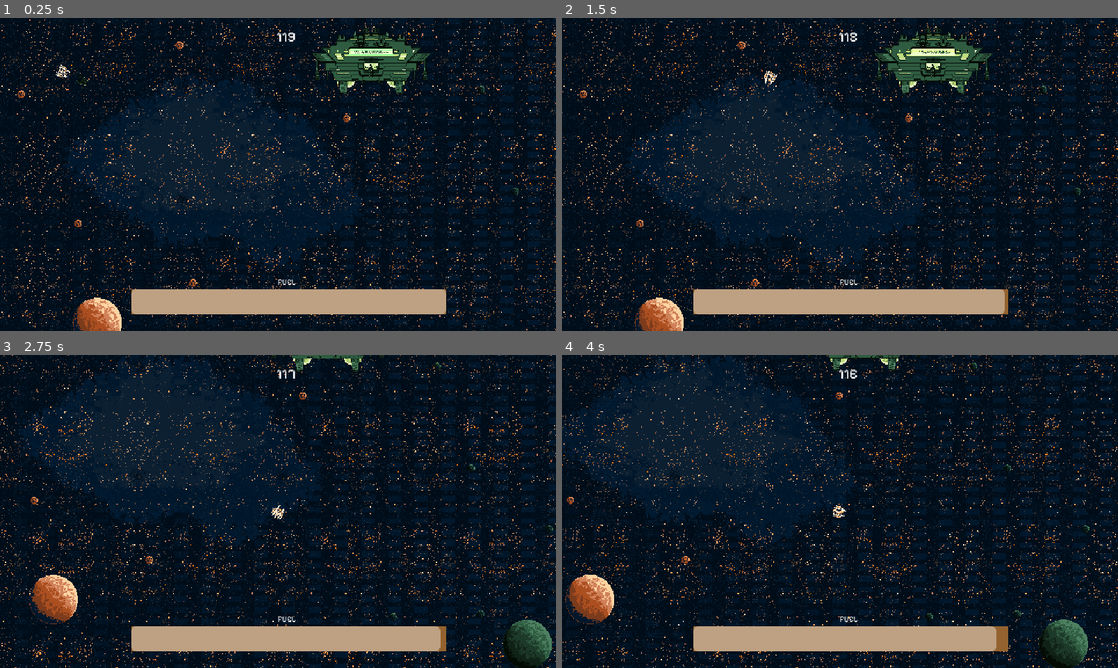
Above: before the commit, frames 1-4 (two rows, left to right).
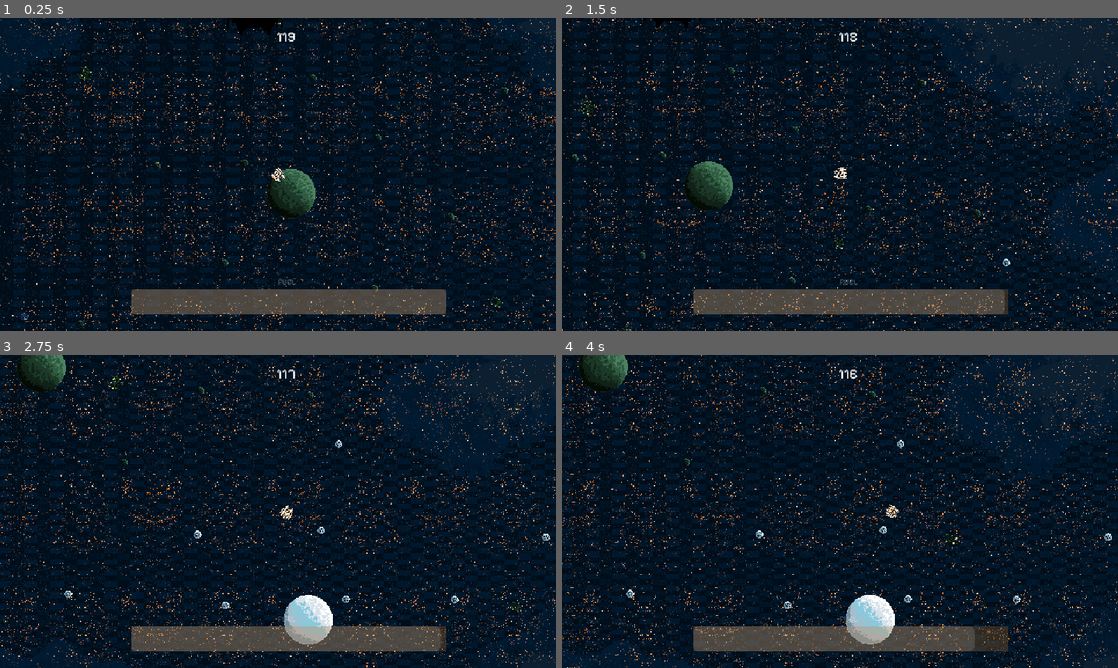
Above: after the commit, the same moments.

Repository: ungoabi/GMTK-GameJam-2026
Game: Godot game, scene res://scenes/main/main.tscn
The game is run twice, just before and just after one commit, with the same random seed, the same clock (stepped at 60 frames per second) and the same inputs. Sound files missing from this copy of the repository are replaced by a short silence.
Inputs (mouse positions are in pixels of both pictures, inside the frame that each line leads up to):
- Up to frame 1 (0.25 s): no input
- Up to frame 2 (1.5 s): move the mouse to (962, 158) at 0.52 s; press the mouse at (962, 158) at 0.53 s; hold D (move_right) 0.53-1.28 s; move the mouse to (728, 190) at 1.27 s; release the mouse at (728, 190) at 1.28 s; hold S (move_down) from 1.28 s (still down); click (728, 190) at 1.35 s
- Up to frame 3 (2.75 s): move the mouse to (333, 442) at 2.02 s; release S (move_down) at 2.03 s; press the mouse at (333, 442) at 2.03 s; hold D (move_right) from 2.03 s (still down)
- Up to frame 4 (4 s): move the mouse to (812, 574) at 2.77 s; release D (move_right) at 2.78 s; release the mouse at (812, 574) at 2.78 s; hold U (debug_upgrade) 2.78-3.53 s; click (812, 574) at 2.85 s; move the mouse to (1006, 558) at 3.52 s; press the mouse at (1006, 558) at 3.53 s; hold A (move_left) from 3.53 s (still down)

The runs differ from the first frame. In frame 1, 17% of the frame differs, in the area x 0-100%, y 0-100%; in frame 2, 17%; in frame 3, 16%; in frame 4, 16%.

Commit message:
more stuff

Diff:
--- a/autoloads/audio.gd
+++ b/autoloads/audio.gd
@@ -61,7 +61,7 @@
 	player.process_mode = mode
 	player.pitch_scale = _pitch_variance(pitch_variance)
 	add_child(player)
-	player.volume_db-=10
+	player.volume_db-=15
 	player.play()
 
 
--- a/scenes/entities/enemy/enemy.gd
+++ b/scenes/entities/enemy/enemy.gd
@@ -20,8 +20,8 @@
 
 	animation_player.play("boost")
 
-	if randi_range(0,1) == 1:
-		can_shoot = randi_range(0,1)
+	if randi_range(0,3) < 1:
+		can_shoot = true
 	if can_shoot == false:
 		laser.queue_free()
 
@@ -49,6 +49,7 @@
 
 func die():
 
+	animation_player.play("explode")
 
 	if !can_shoot and randi_range(0,1)>0:
 		var new_fuel_pickup = fuel_pickup.instantiate()
@@ -61,7 +62,6 @@
 		entity.add_child(new_upgrade)
 
 	can_shoot=false
-	animation_player.play("explode")
 	Audio.play_sfx(preload("res://assets/audio/sfx/explode/explosion (6).wav"))
 	await animation_player.animation_finished
 
--- a/scenes/entities/enemy/enemy.tscn
+++ b/scenes/entities/enemy/enemy.tscn
@@ -6,6 +6,7 @@
 [ext_resource type="Script" uid="uid://cdvghh2nxpo6v" path="res://scenes/player/animation.gd" id="4_7gxlw"]
 [ext_resource type="PackedScene" uid="uid://dkg83xonn0s1c" path="res://scenes/weapons/laser_gun/laser_gun.tscn" id="5_dxsuy"]
 [ext_resource type="PackedScene" uid="uid://c5xwpfs266hbd" path="res://scenes/projectiles/laser_enemy/laser_enemy.tscn" id="6_0wdte"]
+[ext_resource type="Texture2D" uid="uid://pq6tmn7rf6uw" path="res://assets/sprites/entities/tentacles.png" id="7_7gxlw"]
 
 [sub_resource type="CircleShape2D" id="CircleShape2D_rs74b"]
 radius = 16.0
@@ -35,6 +36,18 @@
 "transitions": PackedFloat32Array(1),
 "update": 1,
 "values": [false]
+}
+tracks/2/type = "value"
+tracks/2/imported = false
+tracks/2/enabled = true
+tracks/2/path = NodePath("LaserGun/Sprite2D:visible")
+tracks/2/interp = 1
+tracks/2/loop_wrap = true
+tracks/2/keys = {
+"times": PackedFloat32Array(0),
+"transitions": PackedFloat32Array(1),
+"update": 1,
+"values": [true]
 }
 
 [sub_resource type="Animation" id="Animation_p47bc"]
@@ -80,6 +93,18 @@
 "update": 1,
 "values": [false, true]
 }
+tracks/2/type = "value"
+tracks/2/imported = false
+tracks/2/enabled = true
+tracks/2/path = NodePath("LaserGun/Sprite2D:visible")
+tracks/2/interp = 1
+tracks/2/loop_wrap = true
+tracks/2/keys = {
+"times": PackedFloat32Array(0),
+"transitions": PackedFloat32Array(1),
+"update": 1,
+"values": [false]
+}
 
 [sub_resource type="Animation" id="Animation_0owmy"]
 resource_name = "idle"
@@ -124,7 +149,8 @@
 shape = SubResource("CircleShape2D_rs74b")
 
 [node name="Movement" parent="." unique_id=1935556351 instance=ExtResource("3_0wdte")]
-max_speed = 750.0
+max_speed = 500.0
+acceleration = 200.0
 deceleration = 700.0
 
 [node name="Animation" type="Node" parent="." unique_id=1387252864]
@@ -139,3 +165,10 @@
 position = Vector2(10, 0)
 projectile_scene = ExtResource("6_0wdte")
 fire_cooldown = 2.0
+
+[node name="Sprite2D" type="Sprite2D" parent="LaserGun" unique_id=1193343303]
+z_index = -1
+position = Vector2(-9, 3)
+rotation = 1.5707964
+scale = Vector2(1.38, 1.38)
+texture = ExtResource("7_7gxlw")
--- a/scenes/entities/petunia.gd
+++ b/scenes/entities/petunia.gd
@@ -3,13 +3,15 @@
 @onready var weapons: Node2D = $Weapons
 @onready var animation: AnimationPlayer = $AnimationPlayer
 
-var health:int = 10
+var health:int = 750
 var laser_ammo: int = 50
 var player: Node2D
 
 func _ready() -> void:
-	add_to_group("enemy")
+	add_to_group("boss")
 	player = get_tree().get_first_node_in_group("player") as Node2D
+	animation.play("flyin")
+	await animation.animation_finished
 	animation.play("idle")
 
 func _process(delta: float) -> void:
--- a/scenes/entities/petunia.tscn
+++ b/scenes/entities/petunia.tscn
@@ -4,8 +4,8 @@
 [ext_resource type="Texture2D" uid="uid://dbn13myuyqhww" path="res://assets/sprites/entities/PETUNIA_THE_MOTHERSHIP-Sheet.png" id="2_lwi5y"]
 
 [sub_resource type="CapsuleShape2D" id="CapsuleShape2D_wtj55"]
-radius = 64.0
-height = 264.0
+radius = 234.0
+height = 1320.0
 
 [sub_resource type="Animation" id="Animation_8snny"]
 length = 0.001
@@ -20,6 +20,82 @@
 "transitions": PackedFloat32Array(1),
 "update": 1,
 "values": [0]
+}
+tracks/1/type = "value"
+tracks/1/imported = false
+tracks/1/enabled = true
+tracks/1/path = NodePath("..:scale")
+tracks/1/interp = 1
+tracks/1/loop_wrap = true
+tracks/1/keys = {
+"times": PackedFloat32Array(0),
+"transitions": PackedFloat32Array(1),
+"update": 0,
+"values": [Vector2(1, 1)]
+}
+tracks/2/type = "value"
+tracks/2/imported = false
+tracks/2/enabled = true
+tracks/2/path = NodePath("..:modulate")
+tracks/2/interp = 1
+tracks/2/loop_wrap = true
+tracks/2/keys = {
+"times": PackedFloat32Array(0),
+"transitions": PackedFloat32Array(1),
+"update": 0,
+"values": [Color(1, 1, 1, 1)]
+}
+tracks/3/type = "value"
+tracks/3/imported = false
+tracks/3/enabled = true
+tracks/3/path = NodePath(".:disabled")
+tracks/3/interp = 1
+tracks/3/loop_wrap = true
+tracks/3/keys = {
+"times": PackedFloat32Array(0),
+"transitions": PackedFloat32Array(1),
+"update": 1,
+"values": [false]
+}
+
+[sub_resource type="Animation" id="Animation_f1bd0"]
+resource_name = "flyin"
+length = 120.566666
+tracks/0/type = "value"
+tracks/0/imported = false
+tracks/0/enabled = true
+tracks/0/path = NodePath("..:scale")
+tracks/0/interp = 1
+tracks/0/loop_wrap = true
+tracks/0/keys = {
+"times": PackedFloat32Array(0.6333313, 120.53333),
+"transitions": PackedFloat32Array(1, 1),
+"update": 0,
+"values": [Vector2(0.1, 0.1), Vector2(0.5, 0.5)]
+}
+tracks/1/type = "value"
+tracks/1/imported = false
+tracks/1/enabled = true
+tracks/1/path = NodePath("..:modulate")
+tracks/1/interp = 1
+tracks/1/loop_wrap = true
+tracks/1/keys = {
+"times": PackedFloat32Array(1.7, 114.166664, 119.96667),
+"transitions": PackedFloat32Array(1, 1, 1),
+"update": 0,
+"values": [Color(0, 0, 0, 1), Color(0.2592937, 0.2592937, 0.2592937, 1), Color(1, 1, 1, 1)]
+}
+tracks/2/type = "value"
+tracks/2/imported = false
+tracks/2/enabled = true
+tracks/2/path = NodePath(".:disabled")
+tracks/2/interp = 1
+tracks/2/loop_wrap = true
+tracks/2/keys = {
+"times": PackedFloat32Array(1.0333333, 119.933334),
+"transitions": PackedFloat32Array(1, 1),
+"update": 1,
+"values": [true, false]
 }
 
 [sub_resource type="Animation" id="Animation_u41d7"]
@@ -42,6 +118,7 @@
 [sub_resource type="AnimationLibrary" id="AnimationLibrary_w46jn"]
 _data = {
 &"RESET": SubResource("Animation_8snny"),
+&"flyin": SubResource("Animation_f1bd0"),
 &"idle": SubResource("Animation_u41d7")
 }
 
@@ -51,11 +128,12 @@
 script = ExtResource("1_3nxlx")
 
 [node name="Sprite2D" type="Sprite2D" parent="." unique_id=1218059581]
+scale = Vector2(5, 5)
 texture = ExtResource("2_lwi5y")
 hframes = 4
 
 [node name="CollisionShape2D" type="CollisionShape2D" parent="." unique_id=648983347]
-position = Vector2(1, -3)
+position = Vector2(-4, -47)
 rotation = 1.5707964
 shape = SubResource("CapsuleShape2D_wtj55")
 
--- a/scenes/entities/pickups/pickup_fuel.gd
+++ b/scenes/entities/pickups/pickup_fuel.gd
@@ -20,7 +20,7 @@
 	print("fuel pickup collided")
 
 	if body.is_in_group("player"):
-		GameStats.player_fuel+=5
+		GameStats.player_fuel+=7
 		Audio.play_sfx(pickup_sfx)
 		queue_free()
 
--- a/scenes/main/main.tscn
+++ b/scenes/main/main.tscn
@@ -42,6 +42,7 @@
 [node name="Level" type="Node2D" parent="World" unique_id=21942664]
 
 [node name="Background" type="Sprite2D" parent="World/Level" unique_id=577213983]
+z_index = -10
 position = Vector2(1242.9521, 739.59155)
 scale = Vector2(1.0336385, 1.0845447)
 texture = ExtResource("2_6q06x")
@@ -49,18 +50,21 @@
 [node name="Entity" type="Node2D" parent="World" unique_id=1025459119]
 
 [node name="Player" parent="World/Entity" unique_id=2040856127 instance=ExtResource("1_hyk8p")]
-position = Vector2(145.99997, 124.99994)
+position = Vector2(1285, 762)
 scale = Vector2(1.0064473, 0.9903985)
+
+[node name="Petunia" parent="World/Entity" unique_id=1402145885 instance=ExtResource("6_b1x3f")]
+position = Vector2(1231, 404.00003)
 
 [node name="Projectiles" type="Node2D" parent="World/Entity" unique_id=845012577]
 
 [node name="Enemy" parent="World/Entity" unique_id=457442979 instance=ExtResource("4_l3cfh")]
-position = Vector2(191, 149)
+position = Vector2(841, 525)
+
+[node name="Enemy2" parent="World/Entity" unique_id=1158012664 instance=ExtResource("4_l3cfh")]
+position = Vector2(1792, 1060)
 
 [node name="Pickups" type="Node2D" parent="World/Entity" unique_id=1110522398]
-
-[node name="Petunia" parent="World/Entity" unique_id=1402145885 instance=ExtResource("6_b1x3f")]
-position = Vector2(855, 109)
 
 [node name="Effect" type="Node2D" parent="World" unique_id=1015931991]
 
@@ -80,6 +84,7 @@
 offset_bottom = 40.0
 
 [node name="Fuelmeter" type="Control" parent="Hud/Hud" unique_id=53062728]
+modulate = Color(0.9984776, 0.9984776, 0.9984776, 0.33333334)
 anchors_preset = 0
 offset_left = -7.0
 offset_top = -1.0
--- a/scenes/player/player.gd
+++ b/scenes/player/player.gd
@@ -43,6 +43,7 @@
 		die()
 
 
+
 func _gather_input() -> void:
 	input_direction = Input.get_vector("move_left", "move_right", "move_up", "move_down")
 	input_shoot = Input.is_action_pressed("shoot")
--- a/scenes/projectiles/laser/laser.tscn
+++ b/scenes/projectiles/laser/laser.tscn
@@ -10,7 +10,7 @@
 [node name="Laser" unique_id=762825372 instance=ExtResource("1_6n5om")]
 scale = Vector2(2, 2)
 script = ExtResource("2_q6ovb")
-speed = 1500.0
+speed = 1750.0
 damage = 2
 
 [node name="CollisionShape2D" parent="." index="0" unique_id=1981816932]
--- a/scenes/projectiles/laser_enemy/laser_enemy.tscn
+++ b/scenes/projectiles/laser_enemy/laser_enemy.tscn
@@ -13,7 +13,7 @@
 collision_mask = 2
 script = ExtResource("2_7gtgb")
 speed = 700.0
-damage = 10
+damage = 6
 
 [node name="CollisionShape2D" parent="." index="0" unique_id=1981816932]
 position = Vector2(-1.5, 5.938197e-08)
Not shown, added: assets/audio/sfx/player/BoosterLoop.mp3.import
Binary file added: assets/sprites/entities/tentacles.png
Not shown, added: assets/sprites/entities/tentacles.png.import
Not shown, added: assets/audio/sfx/player/BoosterLoop.mp3
